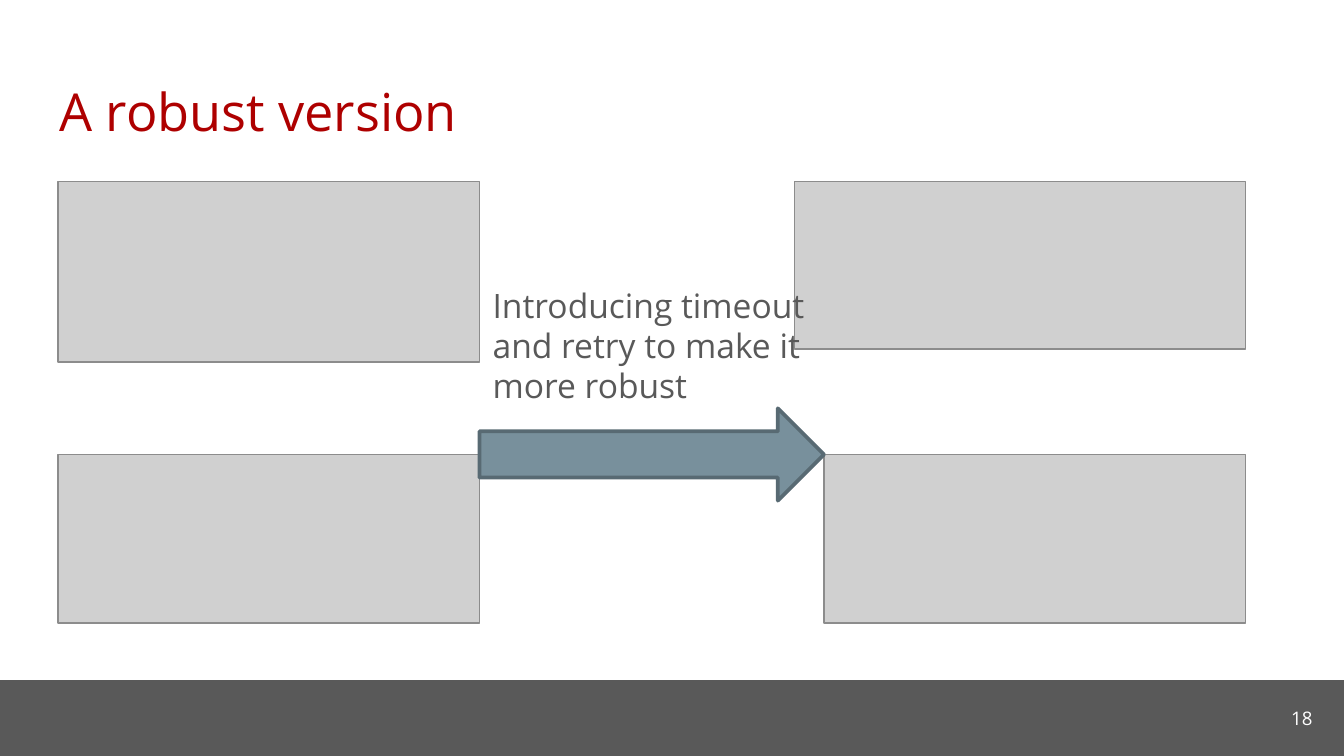
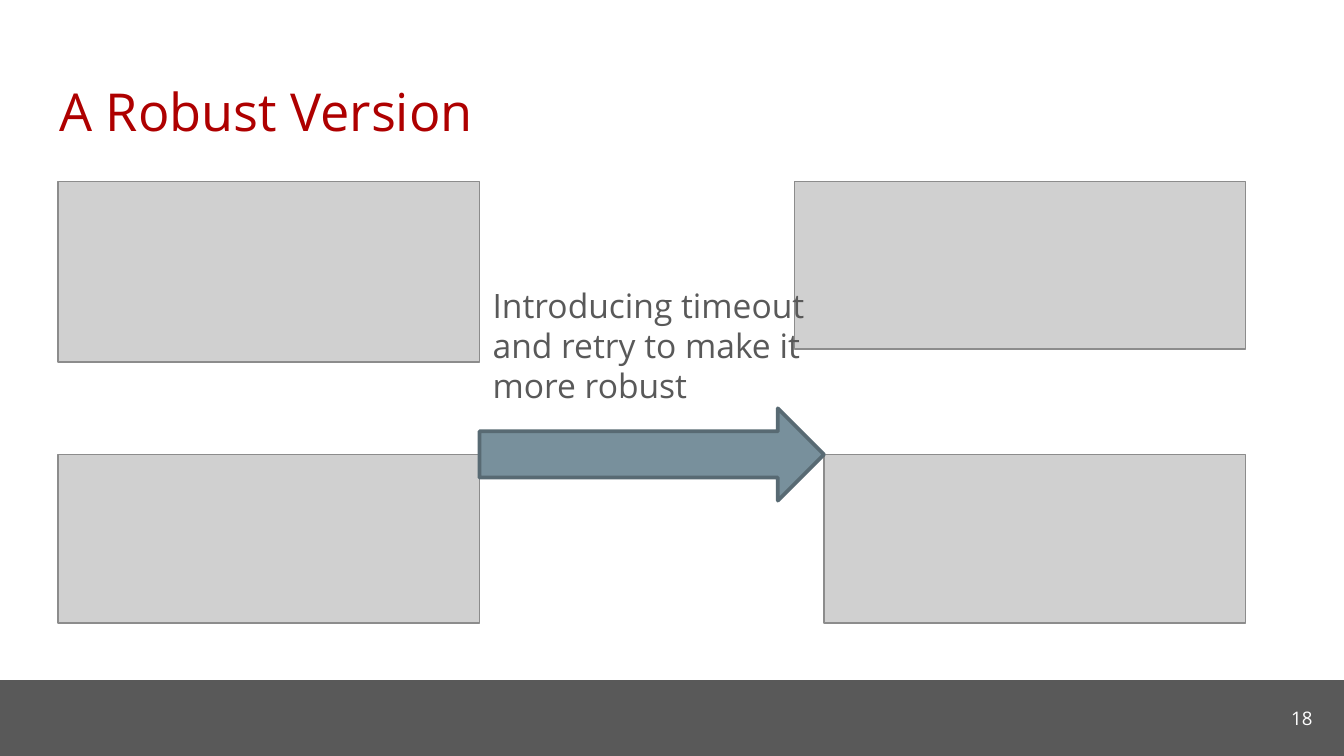
Before and after one commit to cmu-soda/Robustness, a slide deck: slide 18 of Robustness.pptx. Drawn at 1344x756 pixels with LibreOffice and Linux fonts; fonts in the diff are those of the drawing; grey boxes stand for pictures; background and template pictures are left out. Boxes give left, top, right and bottom in pixels: in the first picture for what was removed or moved away, otherwise in the second. Text is boxed around its words. In the diff, an @@ line names an element or a change of style, - is before the commit and + after.

```diff
--- a/Robustness.pptx
+++ b/Robustness.pptx
@@ title at (x1=59, y1=91, x2=472, y2=132): text changed @@
-A robust version
+A Robust Version
```
Also in this commit, not shown: 8 other slides changed, 1 slide added, 2 other files.
